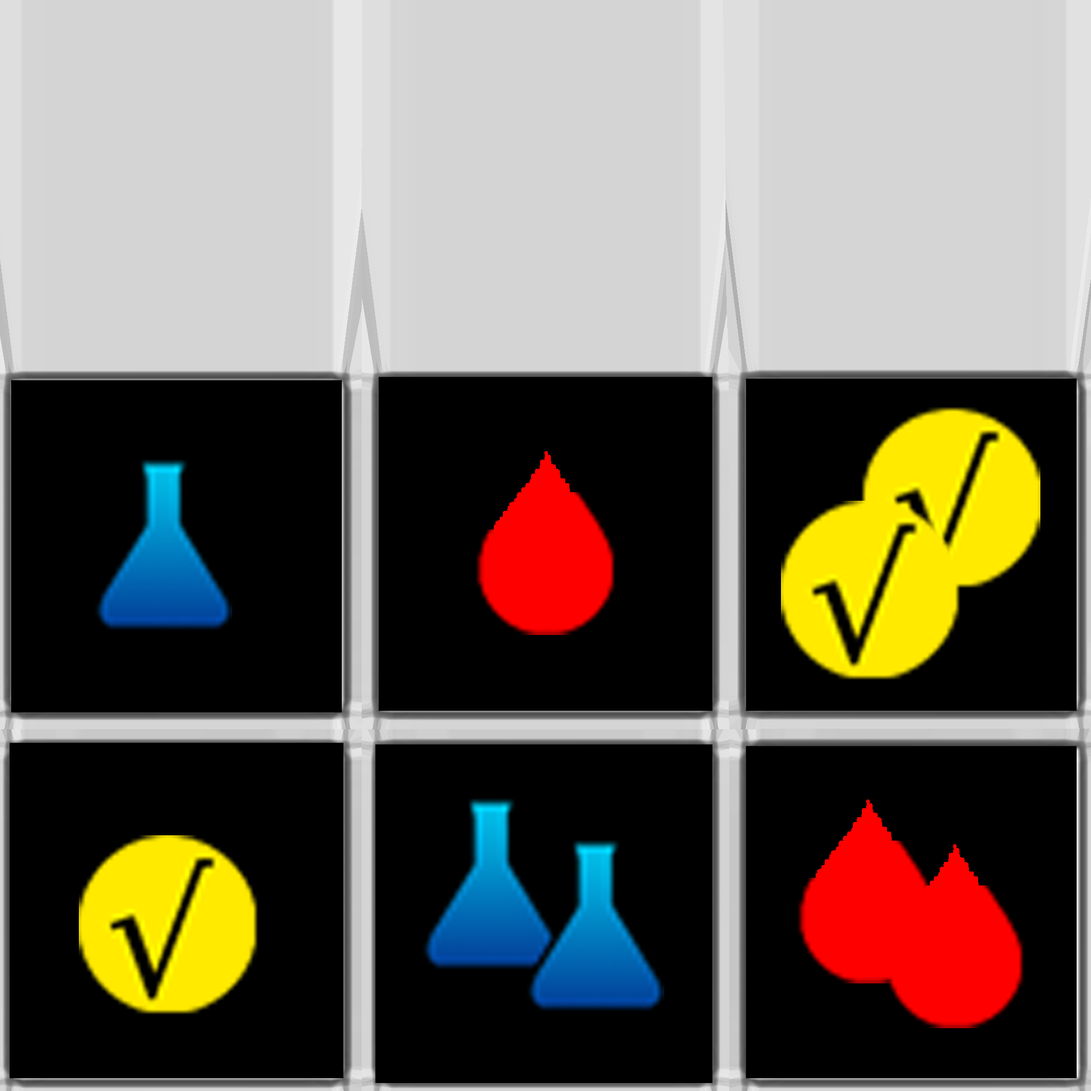
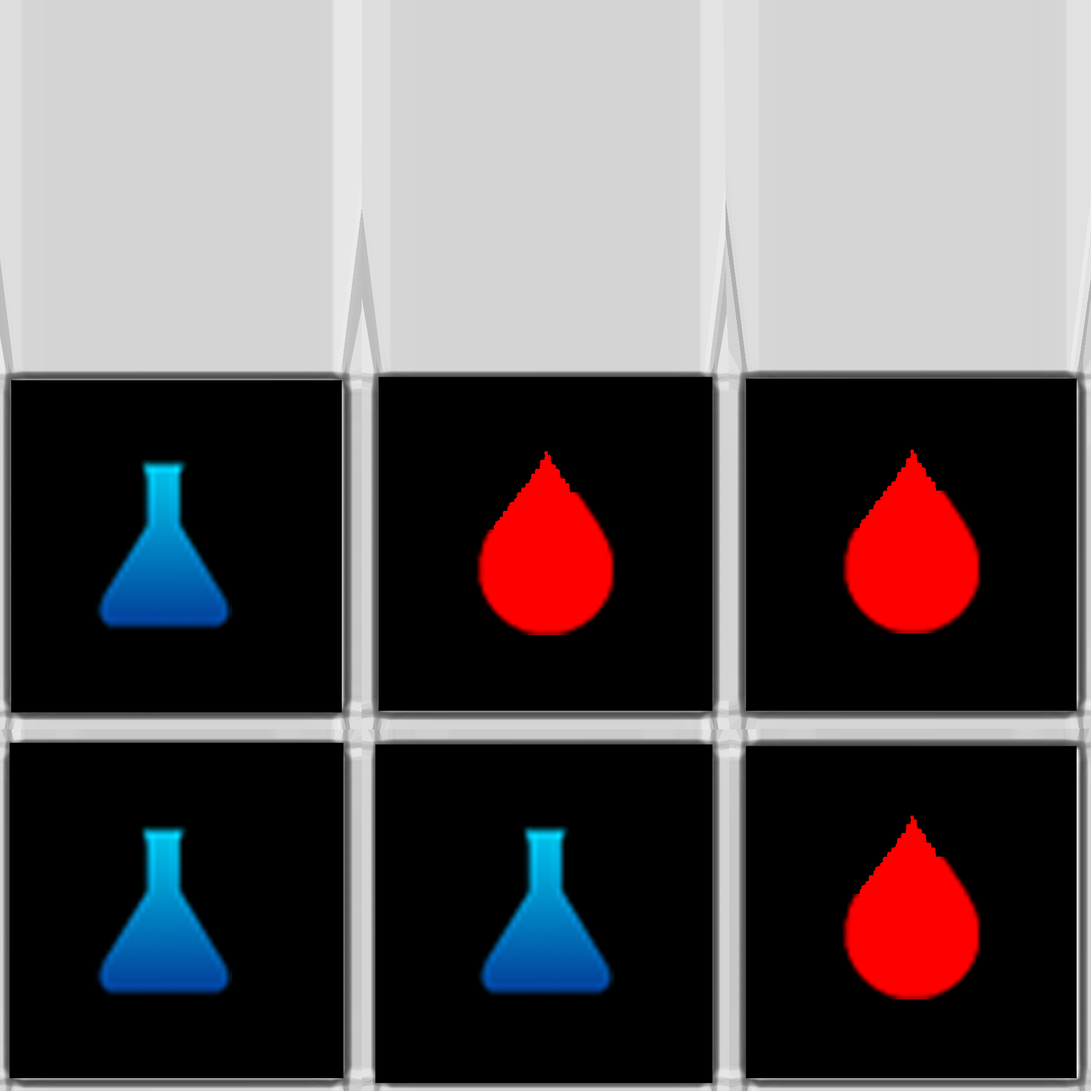
Layer changes from the first 1091x1091 image to the second:
moved "Layer 11" above "Layer 10", painted on it over [473, 799, 1025, 1029]
renamed "Layer 8" to "Layer 10", moved it above "Layer 2", painted on it over [78, 825, 258, 1015]
added layer "Layer 13" above "Layer 12" over [842, 815, 982, 1000]
renamed "Layer 7" to "Layer 12", painted on it over [781, 406, 1041, 681]
removed layer "Layer 1" over [422, 798, 665, 1013]
